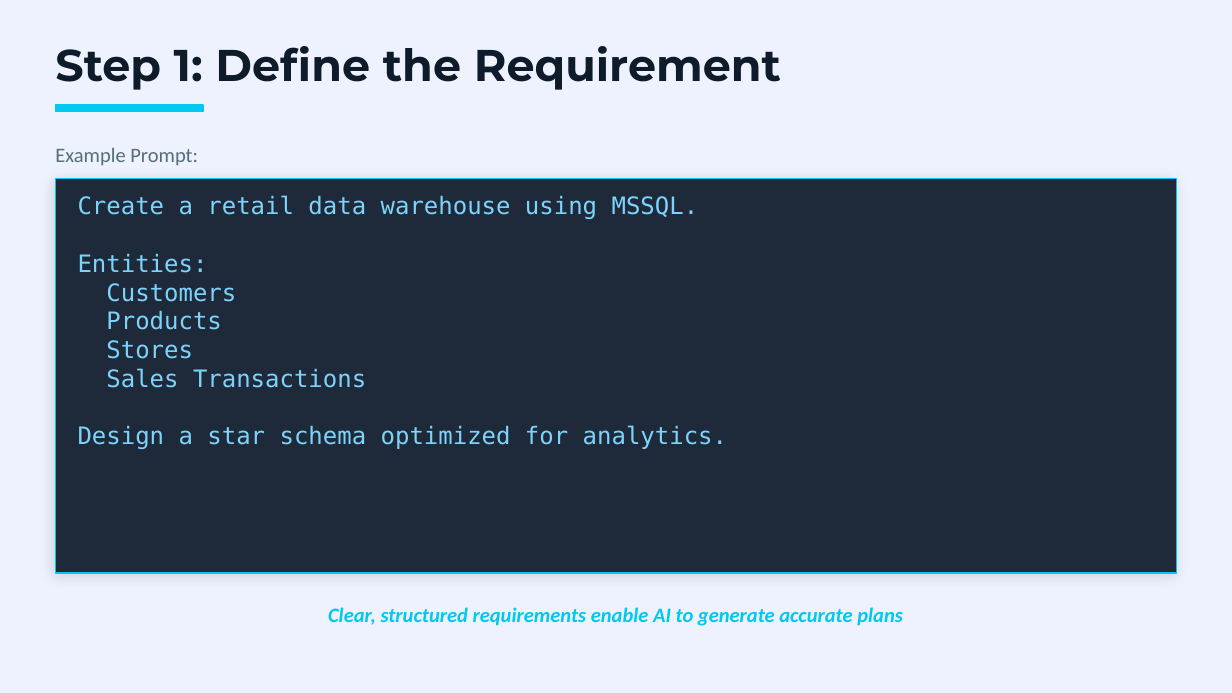
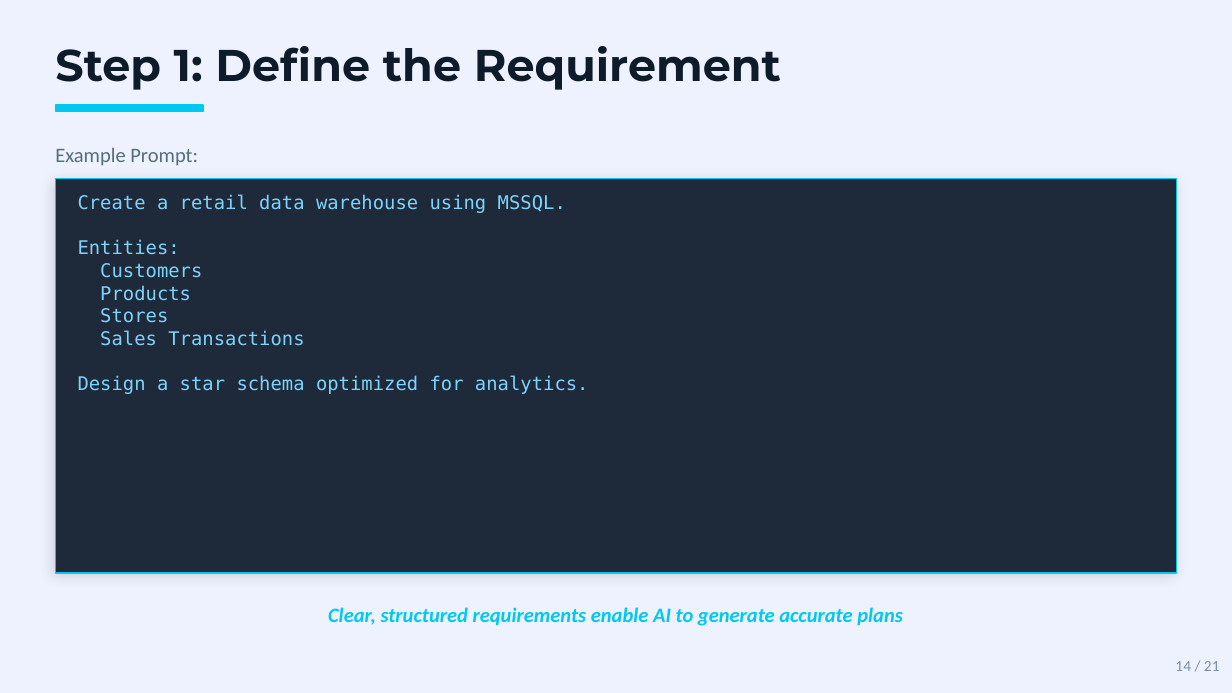
Before and after one commit to jagarlamudisrinath/codex_demo, a slide deck: slide 14 of Codex_AI_Agent_Demo.pptx (slide 13 before the commit). Drawn at 1232x693 pixels with LibreOffice and Linux fonts; fonts in the diff are those of the drawing. Boxes give left, top, right and bottom in pixels: in the first picture for what was removed or moved away, otherwise in the second. Text is boxed around its words. In the diff, an @@ line names an element or a change of style, - is before the commit and + after.

```diff
--- a/Codex_AI_Agent_Demo.pptx
+++ b/Codex_AI_Agent_Demo.pptx
@@ text "Create a retail data warehouse ..." at [78, 194, 589, 394]: size 14 to 11 pt @@
@@ text added at [1175, 661, 1220, 671], 9 pt, text #7B8EA8 @@
+14 / 21
```
Also in this commit, not shown: 17 other slides changed, 2 slides added, 1 slide removed.
